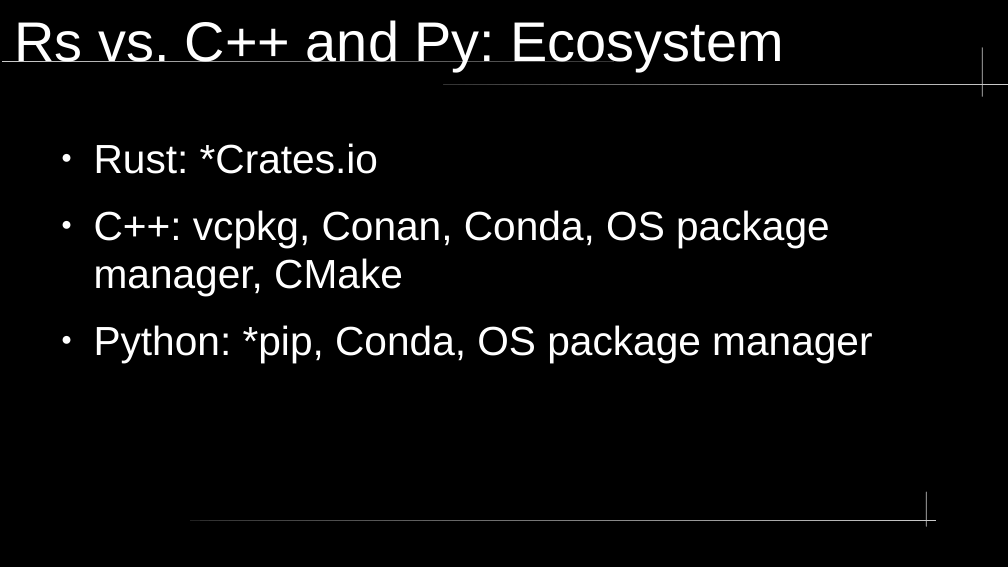
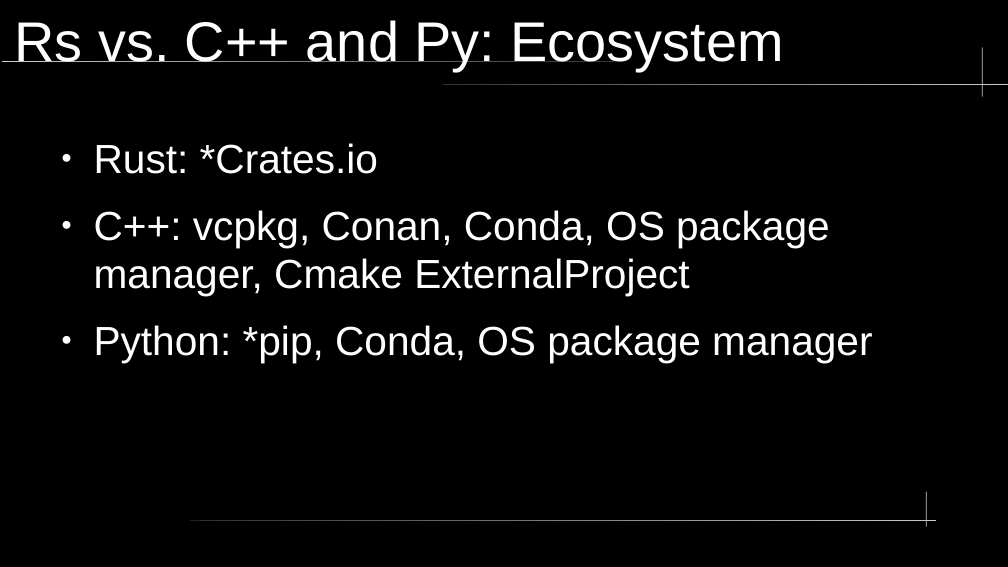
Before and after one commit to DanNixon/ssg-rust-workshop-2022-04-05, a slide deck: slide 7 of slides.odp. Drawn at 1008x567 pixels with LibreOffice and Linux fonts; fonts in the diff are those of the drawing. Boxes give left, top, right and bottom in pixels: in the first picture for what was removed or moved away, otherwise in the second. Text is boxed around its words. In the diff, an @@ line names an element or a change of style, - is before the commit and + after.

Commit message:
Minor clarification

```diff
--- a/slides.odp
+++ b/slides.odp
@@ text at [94,210,830,296]: text changed @@
-● C++: vcpkg, Conan, Conda, OS package manager, CMake
+● C++: vcpkg, Conan, Conda, OS package manager, Cmake ExternalProject
```
